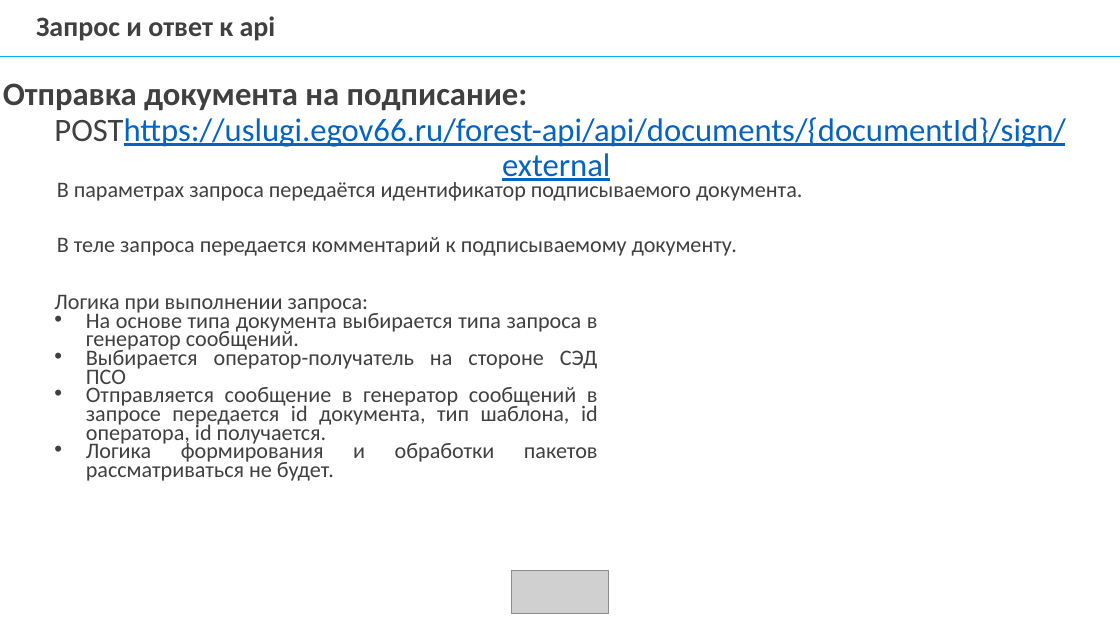
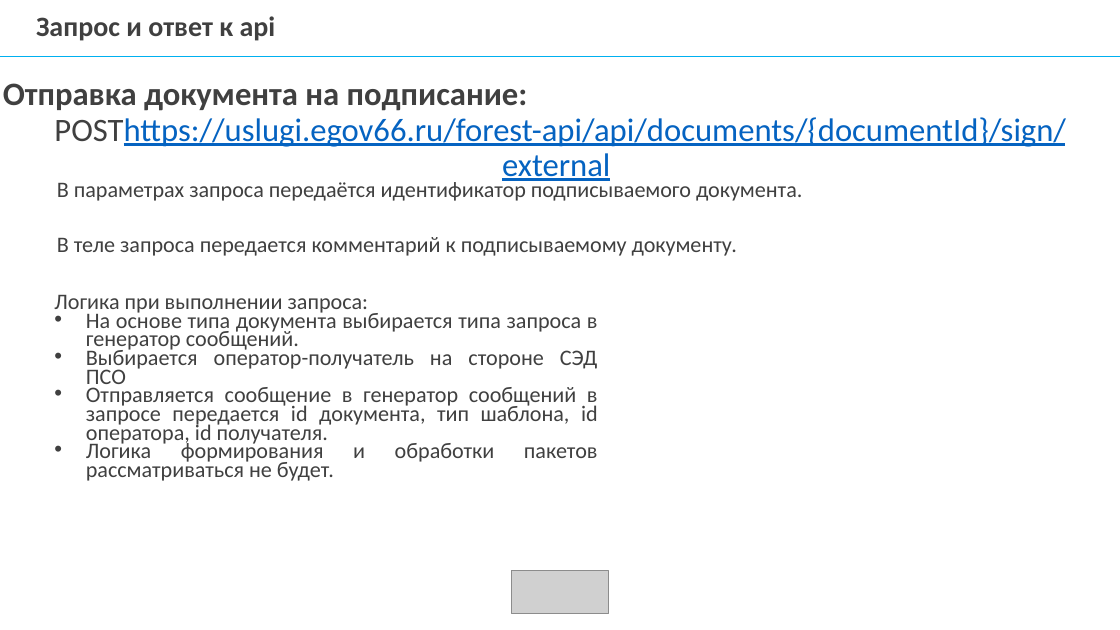
Before and after one commit to mcdodik20008/docs, a slide deck: slide 14 of Презентация диплома.pptx. Drawn at 1120x630 pixels with LibreOffice and Linux fonts; fonts in the diff are those of the drawing; grey boxes stand for pictures; background and template pictures are left out. Boxes give left, top, right and bottom in pixels: in the first picture for what was removed or moved away, otherwise in the second. Text is boxed around its words. In the diff, an @@ line names an element or a change of style, - is before the commit and + after.

```diff
--- a/Презентация диплома.pptx
+++ b/Презентация диплома.pptx
@@ text at (x1=54, y1=295, x2=598, y2=481): text colour #646464 to #404040 in "Логика при выполнении запроса:", "На основе типа документа выбирается типа запроса ...", "Выбирается оператор-получатель на стороне СЭД ПСО", "Логика формирования и обработки пакетов рассматриваться не ..." @@
@@ text at (x1=86, y1=387, x2=598, y2=446): text changed; text colour #646464 to #404040 @@
-• Отправляется сообщение в генератор сообщений в запросе передается id документа, тип шаблона, id оператора, id получается.
+• Отправляется сообщение в генератор сообщений в запросе передается id документа, тип шаблона, id оператора, id получателя.
```
Also in this commit, not shown: 17 other slides changed, 1 other file.
